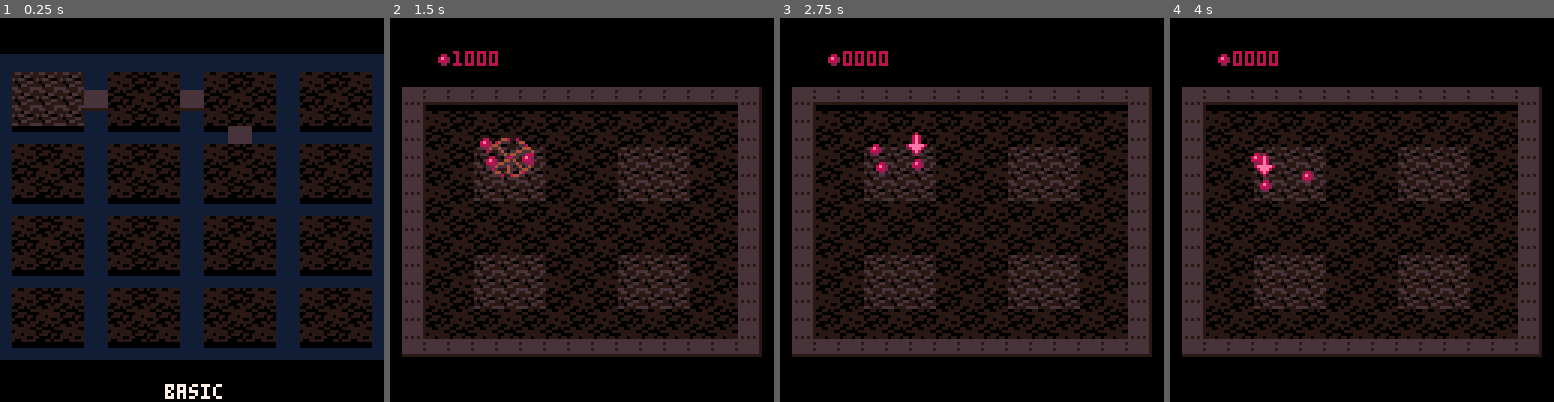
Above: before the commit, frames 1-4 (left to right).
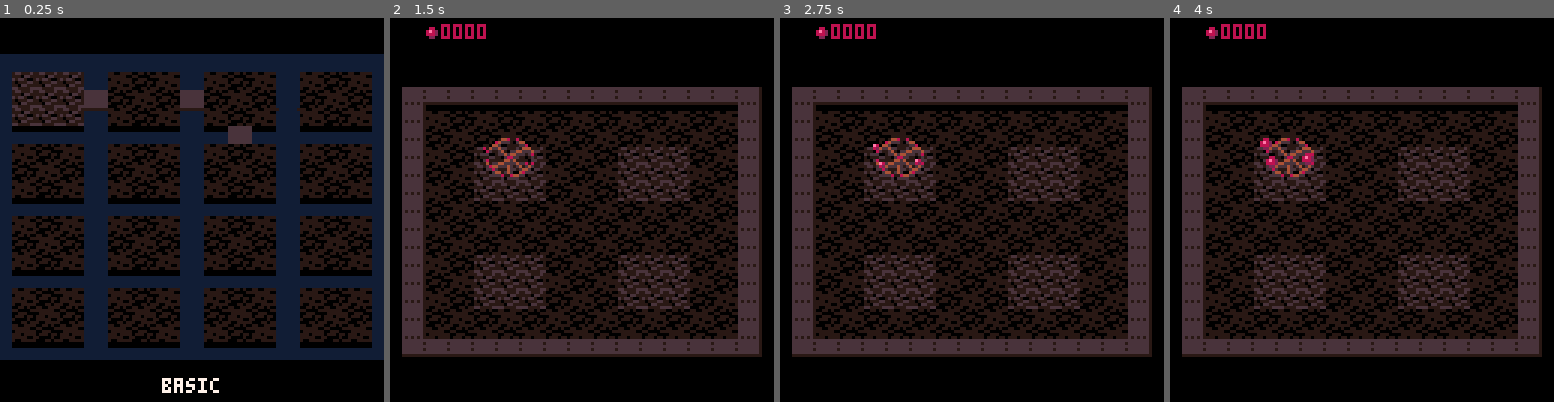
Above: after the commit, the same moments.

Repository: erwinbonsma/WhereToRootPico8
Game: PICO-8 cartridge wheretoroot.p8
Same seed, same stepped clock (60 frames per second), same inputs: the game is played once before the commit and once after it.
Inputs:
- Up to frame 1 (0.25 s): no input
- Up to frame 2 (1.5 s): tap X (X key) at 0.33, 1.07 s
- Up to frame 3 (2.75 s): hold Right 1.6-2.1 s; tap X (X key) at 1.85 s; hold Up 2.15-2.42 s; hold Right from 2.47 s (still down)
- Up to frame 4 (4 s): tap X (X key) at 2.97 s; release Right at 3.03 s; hold Left 3.08-3.58 s; hold Down 3.63-3.97 s

The runs differ from the first frame. In frame 1, 0.5% of the frame differs, in the area x 42-58%, y 93-100%; in frame 2, 0.9%; in frame 3, 1.5%; in frame 4, 1.8%, in the area x 9-38%, y 1-46%.

Commit message:
Handle game end
Detect game over.
For this, players now also track their trees.

Also made game an object.
Introduced scenes.
Replaced family reference by player reference.

Diff:
--- a/wheretoroot.p8
+++ b/wheretoroot.p8
@@ -17,23 +17,19 @@
 roots_r=16
 max_growrate=0.05/frate
 
-families={
- {p={
-  --red
+player_pals={
+ {--red
   [6]=8,[5]=2,[7]=14
- }},
- {p={
-  --pink
+ },
+ {--pink
   [6]=14,[5]=2,[7]=15
- }},
- {p={
-  --green
+ },
+ {--green
   [6]=10,[5]=3,[7]=11
- }},
- {p={
-  --blue
+ },
+ {--blue
   [6]=13,[5]=2,[7]=12
- }}
+ }
 }
 
 --maps level-menu positions to
@@ -234,11 +230,14 @@
   self:_try_move(4)
  end
  if btnp(❎) then
-  game_start(self.lvl)
+  start_game(self.lvl)
  end
 end
 
 function levelmenu:draw()
+ cls()
+
+ camera(4,-12)
  self.grid:draw()
 
  palt(7,true)
@@ -279,11 +278,12 @@
  end
 
  palt()
+ camera()
 
  local name=level_defs[
   self.lvl
  ].name
- print(name,62-#name/2,110,7)
+ print(name,64-#name*2,120,7)
 end
 -->8
 --cellgrid
@@ -689,18 +689,22 @@
 end
 
 areagoal={}
-function areagoal:new(areas,o)
- o=setmetatable(o or {},self)
+function areagoal:new(
+ areas,players
+)
+ local o=setmetatable({},self)
  self.__index=self
 
  o.areas=areas
+ o.players=players
+
  o.counts={}
- for f in all(families) do
-  local fc={}
+ for plyr in all(players) do
+  local pc={}
   for area in all(areas) do
-   fc[area]=0
-  end
-  o.counts[f]=fc
+   pc[area]=0
+  end
+  o.counts[plyr]=pc
  end
  o.winner=nil
 
@@ -721,19 +725,19 @@
 )
  if (not istree(unit)) return
 
- local family=unit.family
+ local plyr=unit.player
  local cellx=unit.x/cellsz
  local celly=unit.y/cellsz
  for area in all(self.areas) do
   if area(cellx,celly) then
-   local cf=self.counts[family]
+   local cf=self.counts[plyr]
    cf[area]+=1
    unit.area=area
    if (
     cf[area]==1 and
     self:_is_done(cf)
    ) then
-    self.winner=family
+    self.winner=plyr
    end
    return
   end
@@ -747,27 +751,28 @@
 )
  local c=self.counts
  if unit.area!=nil then
-  c[unit.family][unit.area]-=1
+  c[unit.player][unit.area]-=1
   unit.area=nil
  end
 end
 
 function areagoal:draw()
  local x=10
- local y=-14
+ local y=2
  local c=self.counts
- for p in all(players) do
-  pal(p.family.p)
+ for p in all(self.players) do
+  pal(p.pal)
   spr(4,x,y-1)
   x+=7
   for area in all(self.areas) do
-   print(c[p.family][area],x,y,6)
+   print(c[p][area],x,y,6)
    x+=4
   end
   x+=4
   pal(0)
  end
 end
+
 -->8
 --animations
 
@@ -900,6 +905,16 @@
  s.destroy=true
 end
 
+function gameend_anim(args)
+ local g=args[1]
+ local msg=args[2]
+
+ g.msg=msg
+
+ wait(90)
+
+ scene=menu
+end
 -->8
 --seed
 
@@ -953,7 +968,7 @@
 
  local t=tree:new(
   self.x,self.y,{
-   family=self.family
+   player=self.player
   }
  )
 
@@ -1020,7 +1035,7 @@
  local y=flr(
   self.y*yscale
  )-self.h-5
- pal(self.family.p)
+ pal(self.player.pal)
  if self.h>=0 then
   spr(self.si,self.x-3,y)
  else
@@ -1117,7 +1132,7 @@
  for a in all(angles) do
   local s=seed:new(
    sin(a),cos(a),{
-    family=self.family
+    player=self.player
    }
   )
   s.x=self.x+s.dx*branch_l
@@ -1259,7 +1274,7 @@
  line(x+1,y,x+1,y-h,5)
  line(
   x,y-h,x+1,y-h,
-  self.family.p[6]
+  self.player.pal[6]
  )
 end
 
@@ -1269,7 +1284,7 @@
  local si=min(
   ceil((self.age-0.3)*40),17
  )
- pal(7,self.family.p[6])
+ pal(7,self.player.pal[6])
  if si<5 then
   spr(
    tree_sprites[si],
@@ -1292,30 +1307,36 @@
 
 player={}
 player.__index=player
+
 function player:new(o)
- assert(o.family!=nil)
+ assert(o.pal!=nil)
 
  setmetatable(o,self)
 
  o.seeds={}
+ o.trees={}
 
  return o
 end
 
-function player:_ismyseed(obj)
- return (
-  isseed(obj) and
-  obj.family==self.family
- )
+function player:_listfor(obj)
+ if isseed(obj) then
+  return self.seeds
+ end
+ if istree(obj) then
+  return self.trees
+ end
 end
 
 function player:unit_added(obj)
- if not self:_ismyseed(obj) then
+ if obj.player!=self then
   return false
  end
 
- add(self.seeds,obj)
- obj._pi=#self.seeds
+ local l=self:_listfor(obj)
+
+ add(l,obj)
+ obj._pi=#l
 
  return true
 end
@@ -1323,17 +1344,17 @@
 function player:unit_removed(
  obj
 )
- if not self:_ismyseed(obj) then
+ if obj.player!=self then
   return false
  end
 
- local s=self.seeds
- assert(s[obj._pi]==obj)
-
- local last=deli(s)
+ local l=self:_listfor(obj)
+ assert(l[obj._pi]==obj)
+
+ local last=deli(l)
  if obj!=last then
   last._pi=obj._pi
-  s[obj._pi]=last
+  l[obj._pi]=last
  end
 
  return true
@@ -1371,6 +1392,7 @@
 function hplayer:unit_added(obj)
  if (
   player.unit_added(self,obj)
+  and isseed(obj)
   and #self.seeds==1
  ) then
   self:_select(obj,true)
@@ -1512,43 +1533,6 @@
 -->8
 --main
 
-function load_level(level)
- local ld=level_defs[level].data
-
- areas={}
- for args in all(ld.goals) do
-  add(areas,rectgoal(args))
- end
- goal=areagoal:new(areas)
- grid=cellgrid:new({
-  mx=ld.mapdef[1],
-  my=ld.mapdef[2],
-  ncols=ld.mapdef[3],
-  nrows=ld.mapdef[4]
- })
- grid:add_observer(goal)
- hgrid=cellgrid:new()
-
- players={}
- for i,p in pairs(ld.plyrs) do
-  local f=families[i]
-  local t=tree:new(
-   p[1],p[2],{family=f}
-  )
-  grid:add(t)
-  t.age=0.9
-
-  local plyr={family=f}
-  if i==1 then
-   plyr=hplayer:new(plyr)
-  else
-   plyr=cplayer:new(plyr)
-  end
-  add(players,plyr)
-  grid:add_observer(plyr)
- end
-end
-
 function _init()
  pal({
   [1]=-16,--dark brown (bg)
@@ -1562,40 +1546,115 @@
  progress_stats=stats:new()
  menu=levelmenu:new()
 
- --game_init()
- levelmenu_init()
-end
-
-function game_start(level)
- load_level(level)
-
- _draw=game_draw
- _update=game_update
+ scene=menu
+end
+
+game={}
+function game:new(level)
+ local o=setmetatable({},self)
+ self.__index=self
+
+ o:load_level(level)
+
+ return o
+end
+
+function game:load_level(level)
+ local ld=level_defs[
+  level
+ ].data
+ self.level=level
+
+ --todo: make members?
+ grid=cellgrid:new({
+  mx=ld.mapdef[1],
+  my=ld.mapdef[2],
+  ncols=ld.mapdef[3],
+  nrows=ld.mapdef[4]
+ })
+ hgrid=cellgrid:new()
+
+ self.players={}
+ for i,p in pairs(ld.plyrs) do
+  local plyr={
+   pal=player_pals[i]
+  }
+  if i==1 then
+   plyr=hplayer:new(plyr)
+  else
+   plyr=cplayer:new(plyr)
+  end
+  add(self.players,plyr)
+  grid:add_observer(plyr)
+
+  local t=tree:new(
+   p[1],p[2],{player=plyr}
+  )
+  grid:add(t)
+  t.age=0.7
+ end
+
+ local areas={}
+ for args in all(ld.goals) do
+  add(areas,rectgoal(args))
+ end
+ self.goal=areagoal:new(
+  areas,self.players
+ )
+ grid:add_observer(self.goal)
+end
+
+function game:update()
+ if self.anim!=nil then
+  if coinvoke(self.anim) then
+   self.anim=nil
+  end
+
+  return
+ end
+
+ grid:update_units()
+
+ for p in all(self.players) do
+  p:update()
+ end
+
+ local msg=nil
+ local human=self.players[1]
+ local winner=self.goal.winner
+ if winner!=nil then
+  if winner==human then
+   msg="level complete!"
+  else
+   msg="beaten by bots"
+  end
+ elseif (
+  #human.seeds+#human.trees==0
+ ) then
+  msg="game over"
+ end
+
+ if msg!=nil then
+  self.anim=cowrap(
+   "gameend",
+   gameend_anim,self,msg
+  )
+ end
+end
+
+function draw_treetop(unit)
+ if istree(unit) then
+  unit:draw_crown()
+ end
+end
+
+function game:draw()
+ cls()
 
  camera(
   grid.ncols*4-64,
   grid.nrows*3-70
  )
-end
-
-function game_update()
- if goal.winner==nil then
-  grid:update_units()
-
-  for p in all(players) do
-   p:update()
-  end
- end
-end
-
-function draw_treetop(unit)
- if istree(unit) then
-  unit:draw_crown()
- end
-end
-
-function game_draw()
- cls(0)
 
  --draw map and units on ground
  grid:draw()
@@ -1606,32 +1665,34 @@
  --draw seeds on top of trees
  hgrid:draw_units(nil)
 
- goal:draw()
-end
-
-function levelmenu_init()
- _draw=levelmenu_draw
- _update=levelmenu_update
-
- camera(4,-12)
-end
-
-function levelmenu_draw()
- cls()
-
- menu:draw()
-end
-
-function levelmenu_update()
- menu:update()
+ camera()
+
+ self.goal:draw()
+ if self.msg!=nil then
+  print(
+   self.msg,63-#self.msg*2,62,7
+  )
+ end
+end
+
+function start_game(level)
+ scene=game:new(level)
+end
+
+function _draw()
+ scene:draw()
+end
+
+function _update()
+ scene:update()
 end
 __gfx__
 00000000000000000000000000000000000000000000000000000000000000000000000000000000000000000000000000000000000000000000000000000000
 00000000000000000000000000000000000000000000000000000000000000000000000000000000000000000000000000000000000000000000000000000000
 007007000000000000000000000000000006600000000000000000000000000000000000000000000c0000c00000000000000000000000000000000060000000
 00077000000000000000000000060000006765000000000000000000000000000000000000c00c0000c00c000000000000000000000660000600000000000060
-000770000000000000065000006750000066650000000000000000000000000000000000000cc000000cc0000cc00cc000000000006765000006670000000000
-0070070000060000000550000005000000055000000000000000000000000000000cc000000cc00000000000000cc00000c00c00006665000067650000066000
+000770000000000000076000006750000066650000000000000000000000000000000000000cc000000cc0000cc00cc000000000006765000006670000000000
+0070070000060000000650000005000000055000000000000000000000000000000cc000000cc00000000000000cc00000c00c00006665000067650000066000
 00000000000000000000000000000000000000000000000000000000000000000000000000000000000000000000000000000000000000000600006000000000
 00000000000000000000000000000000000000000000000000000000000000000000000000000000000000000000000000000000000000000000000060000006
 00060000000000000000000000000000000000000000000000000000000000000000000000000000000000000000000000000000000000000000000000000000
